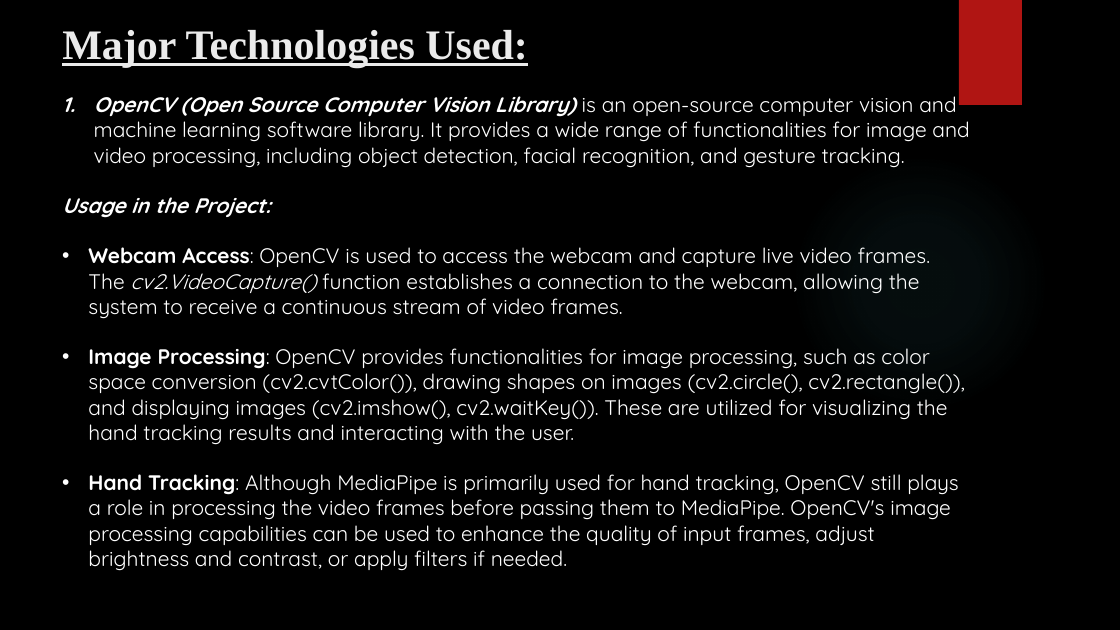
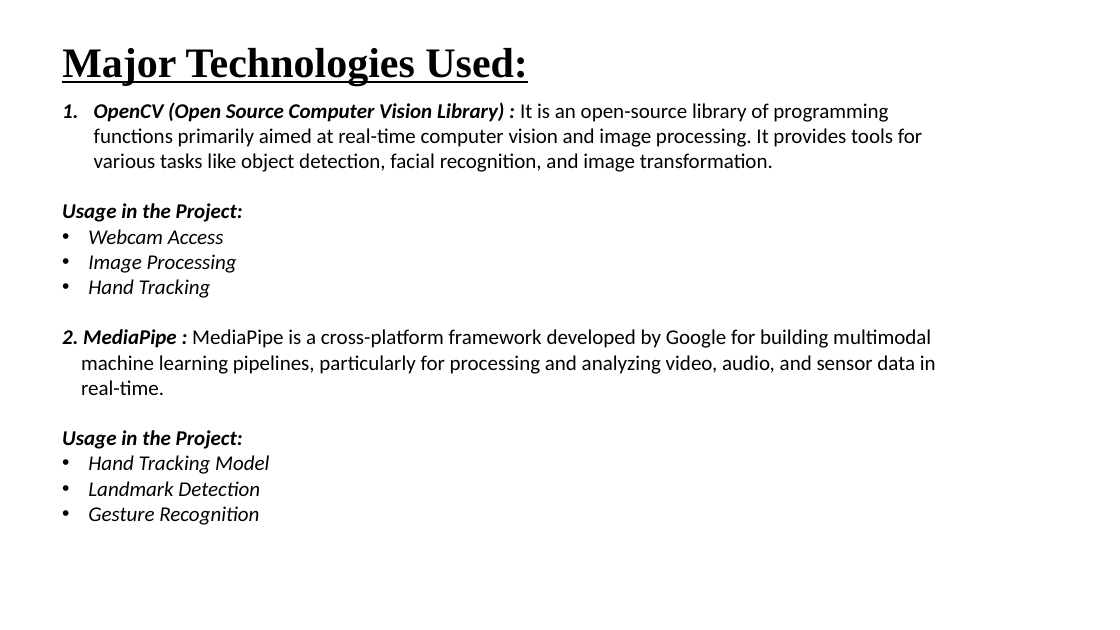
Before and after one commit to thatsabhishek/Gesture-Control-System, a slide deck: slide 6 of Gesture Control System.pptx (slide 7 before the commit). Drawn at 1120x630 pixels with LibreOffice and Linux fonts; fonts in the diff are those of the drawing; background and template pictures are left out. Boxes give left, top, right and bottom in pixels: in the first picture for what was removed or moved away, otherwise in the second. Text is boxed around its words. In the diff, an @@ line names an element or a change of style, - is before the commit and + after.

Commit message:
Add the updated pptx file

```diff
--- a/Gesture Control System.pptx
+++ b/Gesture Control System.pptx
@@ background picture (left out) to #FFFFFF @@
@@ title "Major Technologies Used:" at (62,48,528,85): text colour #EBEBEB to #000000; line spacing 1 to 0.9; vertical alignment top to middle @@
@@ rectangle removed at (959,0,1022,105) @@
@@ text at (94,102,922,172): text changed; font Quicksand to Calibri; text colour #FFFFFF to #000000 @@
-1. OpenCV (Open Source Computer Vision Library) is an open-source computer vision and machine learning software library. It provides a wide range of functionalities for image and video processing, including object detection, facial recognition, and gesture tracking.
+1. OpenCV (Open Source Computer Vision Library) : It is an open-source library of programming functions primarily aimed at real-time computer vision and image processing. It provides tools for various tasks like object detection, facial recognition, and image transformation.
@@ ellipse removed at (791,154,1049,413) @@
@@ text at (62,203,243,222): font Quicksand to Calibri, text colour #FFFFFF to #000000 in "Usage in the Project:" @@
@@ text at (62,229,936,525): text changed; font Quicksand to Calibri; text colour #FFFFFF to #000000 @@
-• Webcam Access: OpenCV is used to access the webcam and capture live video frames. The cv2.VideoCapture() function establishes a connection to the webcam, allowing the system to receive a continuous stream of video frames.
-• Image Processing: OpenCV provides functionalities for image processing, such as color space conversion (cv2.cvtColor()), drawing shapes on images (cv2.circle(), cv2.rectangle()), and displaying images (cv2.imshow(), cv2.waitKey()). These are utilized for visualizing the hand tracking results and interacting with the user.
-• Hand Tracking: Although MediaPipe is primarily used for hand tracking, OpenCV still plays a role in processing the video frames before passing them to MediaPipe. OpenCV's image processing capabilities can be used to enhance the quality of input frames, adjust brightness and contrast, or apply filters if needed.
+• Webcam Access
+• Image Processing
+• Hand Tracking
+2. MediaPipe : MediaPipe is a cross-platform framework developed by Google for building multimodal
+machine learning pipelines, particularly for processing and analyzing video, audio, and sensor data in
+real-time.
+Usage in the Project:
+• Hand Tracking Model
+• Landmark Detection
+• Gesture Recognition
```
Also in this commit, not shown: 10 other slides changed, 4 slides added, 5 slides removed.
